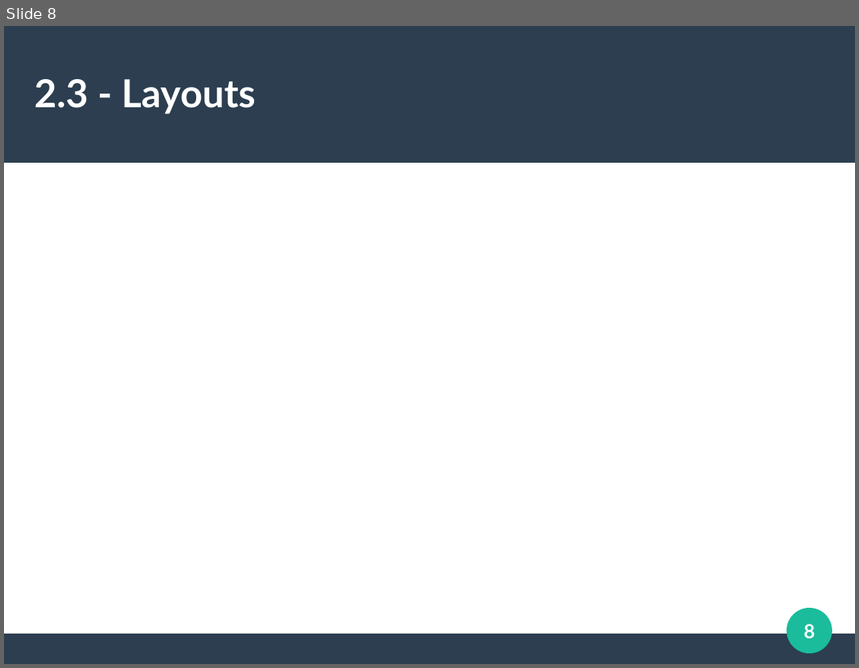
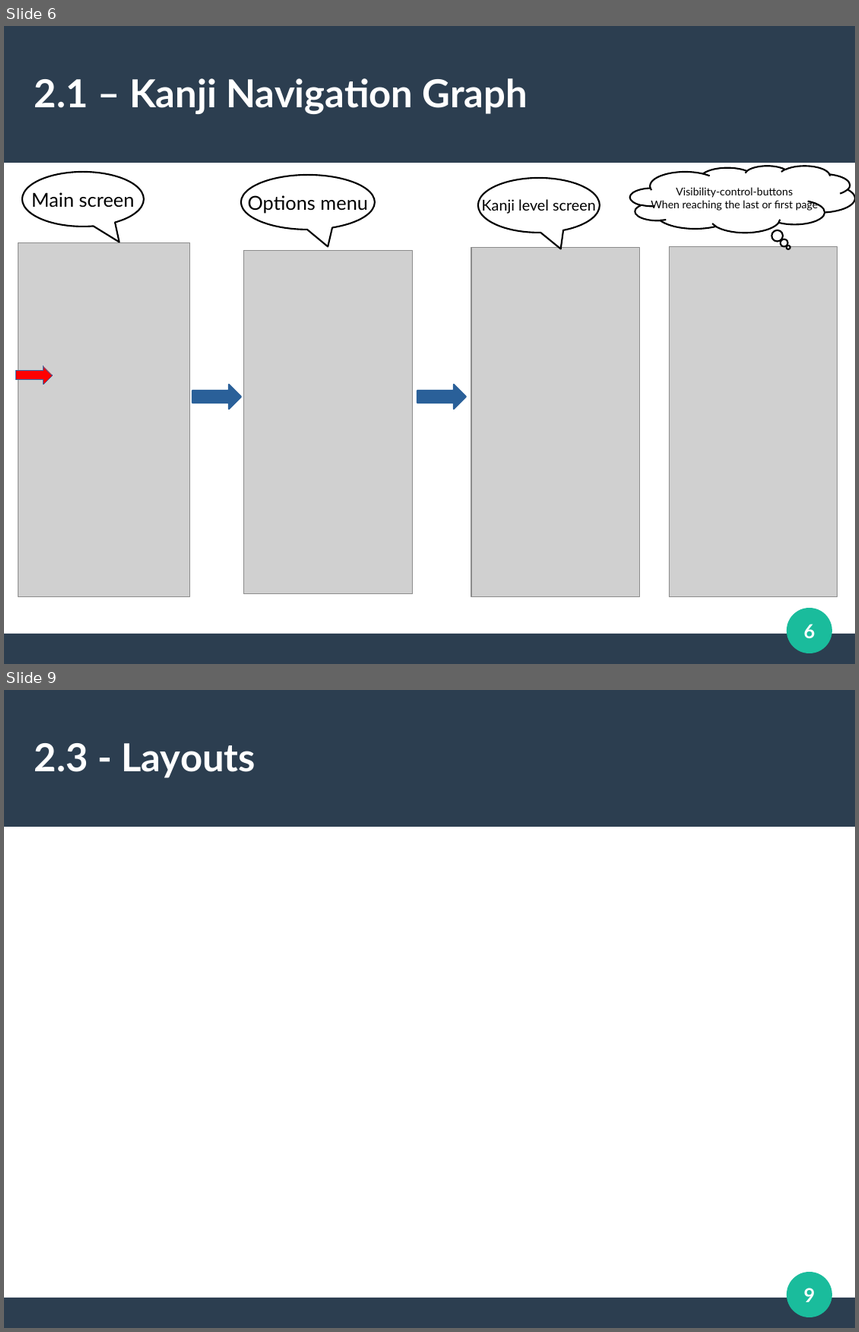
Before and after one commit to sergioparamo/kanjistudy, a slide deck: description/KanjiStudyPresentation.odp. Shown one above the other, each under a label of ours: slide 8 before the commit, slides 6 and 9 after it; the slides between them are not shown. The pictures are 859x668 and 859x1332 pixels, drawn with LibreOffice and Linux fonts; fonts in the diff are those of the drawing; grey boxes stand for pictures. Boxes give left, top, right and bottom in pixels: in the first picture for what was removed or moved away, otherwise in the second. Text is boxed around its words. In the diff, an @@ line names an element or a change of style, - is before the commit and + after.

Commit message:
implementing navigation graph, solving issues with actions

```diff
--- a/description/KanjiStudyPresentation.odp
+++ b/description/KanjiStudyPresentation.odp
@@ slide 6 added at bbox=[4, 26, 855, 664], background #FFFFFF; not listed: 3 template elements that a slide beside it also shows @@
@@ title added at bbox=[34, 78, 528, 114], 36 pt, text #FFFFFF, bold @@
+2.1 – Kanji Navigation Graph
@@ speech bubble added at bbox=[22, 172, 144, 227], fill #FFFFFF, outline #000000 1.5 pt, 18 pt, text #000000 @@
+Main screen
@@ speech bubble added at bbox=[241, 175, 375, 230], fill #FFFFFF, outline #000000 1.5 pt, 18 pt, text #000000 @@
+Options menu
@@ speech bubble added at bbox=[478, 178, 600, 233], fill #FFFFFF, outline #000000 1.5 pt, 14 pt, text #000000 @@
+Kanji level screen
@@ thought cloud added at bbox=[630, 166, 855, 233], fill #FFFFFF, outline #000000 1.5 pt, 10 pt, text #000000 @@
+Visibility-control-buttons
+When reaching the last or first page
@@ picture added at bbox=[18, 243, 190, 598] @@
@@ picture added at bbox=[244, 251, 413, 594] @@
@@ picture added at bbox=[471, 248, 639, 598] @@
@@ picture added at bbox=[670, 247, 838, 598] @@
@@ right arrow added at bbox=[16, 366, 53, 385], fill #FF0000, outline #3465A4 0 pt @@
@@ right arrow added at bbox=[192, 385, 241, 409], fill #2A6099, outline #2A6099 1.5 pt @@
@@ right arrow added at bbox=[417, 385, 466, 409], fill #2A6099, outline #2A6099 1.5 pt @@
@@ page number added at bbox=[804, 624, 816, 639], 18 pt, text #FFFFFF, bold @@
+6
@@ what was slide 8 is now slide 9 @@
@@ page number at bbox=[804, 1288, 816, 1303]: text changed @@
-8
+9
```
Also in this commit, not shown: 3 slides changed, 4 other slides added, 4 slides removed, 15 other files.
